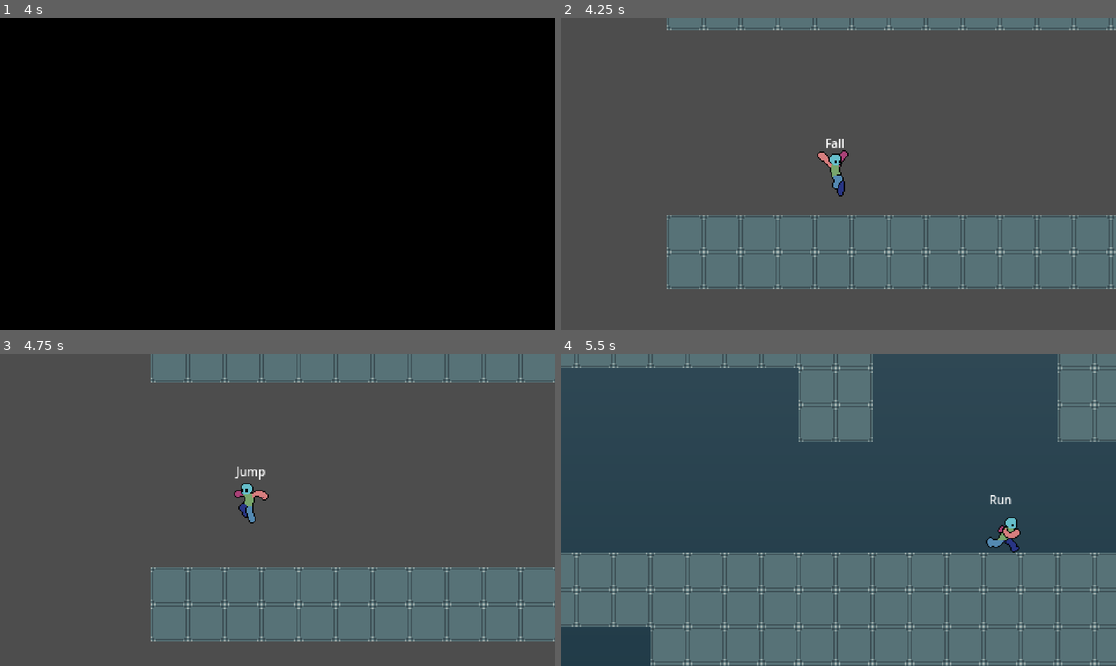
Above: before the commit, frames 1-4 (two rows, left to right).
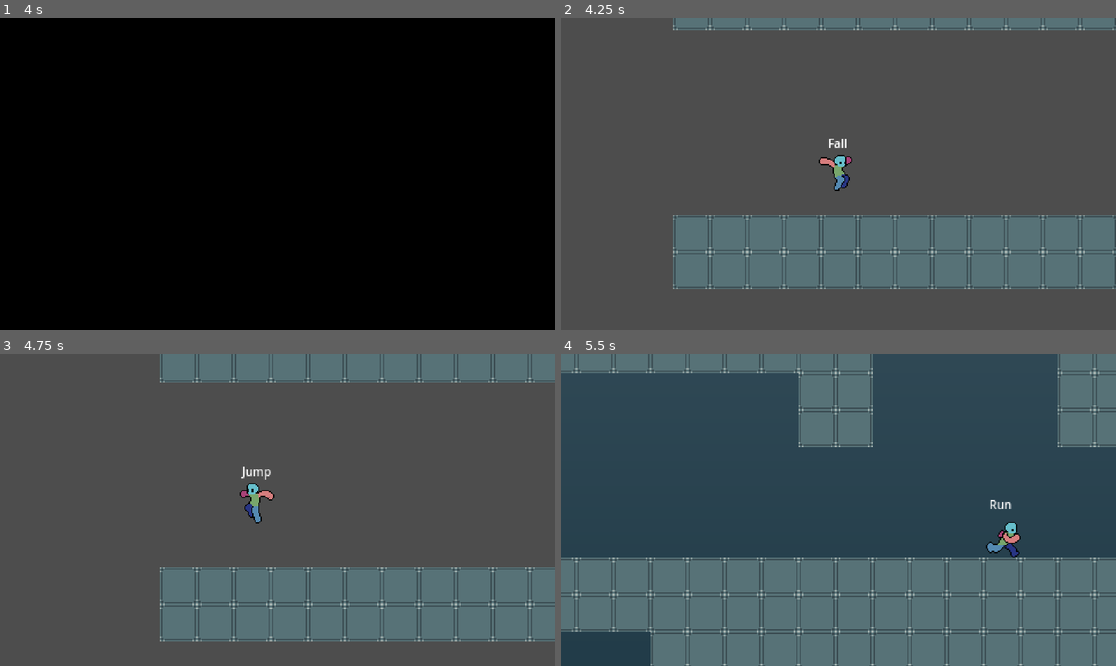
Above: after the commit, the same moments.

Repository: TianJunShi1/harry-forge
Game: Godot game, scene res://main.tscn
Same seed, same stepped clock (60 frames per second), same inputs: the game is played once before the commit and once after it.
Inputs (mouse positions are in pixels of both pictures, inside the frame that each line leads up to):
- Up to frame 1 (4 s): move the mouse to (399, 158) at 0.52 s; hold D (right) 0.53-2.03 s; tap Shift (run) every 0.75 s from 0.6 to 3.6 s; tap Space (jump) at 0.77, 1.52, 3.02, 3.77 s; move the mouse to (166, 189) at 1.27 s; move the mouse to (333, 105) at 2.02 s; hold A (left) 2.03-2.78 s; move the mouse to (249, 236) at 2.77 s; hold D (right) from 2.78 s (still down); move the mouse to (444, 220) at 3.52 s
- Up to frame 2 (4.25 s): keep holding D (right)
- Up to frame 3 (4.75 s): move the mouse to (111, 463) at 4.27 s; release D (right) at 4.28 s; hold A (left) from 4.28 s (still down); tap Shift (run) at 4.35 s; tap Space (jump) at 4.52 s
- Up to frame 4 (5.5 s): move the mouse to (866, 510) at 5.02 s; release A (left) at 5.03 s; hold D (right) from 5.03 s (still down); tap Shift (run) at 5.1 s

Frame 1 is identical in both runs. In frame 2, 3.8% of the frame differs, in the area x 19-100%, y 0-87%; in frame 3, 4.4%; in frame 4, 8.1%, in the area x 0-100%, y 2-100%.

Commit message:
fix: 切换后残余坠落动画 + 返回 Level 1 出生位置偏移
两个根因：
1. 时序：await process_frame 在 set_physics_process(false) 之前执行，物理
   tick 把 Idle 切到 Fall；fall 动画由 _process 驱动，fade-in 黑屏期间继续
   播放，恢复瞬间可见。修复：load_level 同步返回后立刻找 Player 并 freeze
   物理，再 await process_frame；apply_spawn 后补一次 move_and_slide 更新
   is_on_floor 缓存。
2. 01.tscn 的 TileMapLayer 未设 collision_layer，默认为层 1（Player 层），
   SpawnPoint 射线 mask=2 找不到地面，返回 Level 1 时玩家被放在 y=0 空中
   实际坠落。Player.collision_mask=15 仍能站上去，但 raycast 失败。
   修复：TileMapLayer 标记为 Ground 层（collision_layer = 2）。

https://claude.ai/code/session_01AJSbFJj2VUMALu7WGXsoLR

Diff:
--- a/Level/00_chapter1/01.tscn
+++ b/Level/00_chapter1/01.tscn
@@ -37,6 +37,7 @@
 texture = SubResource("GradientTexture2D_lw3vo")
 
 [node name="TileMapLayer" type="TileMapLayer" parent="." unique_id=683939103]
+collision_layer = 2
 tile_map_data = PackedByteArray("AAD//wgAAQAAAAAAAAAAAAgAAQAAAAAAAAABAAgAAQAAAAAAAAACAAgAAQAAAAAAAAADAAgAAQAAAAAAAAAEAA …(10624 unchanged characters)…
 tile_set = ExtResource("1_qyxhl")
 
--- a/general/scripts/level_manager.gd
+++ b/general/scripts/level_manager.gd
@@ -67,7 +67,13 @@
 
 	# 切换关卡
 	_renderer.load_level(packed)
-	# 等一帧：让新场景所有节点完成 _enter_tree + _ready（包括 Player 加入 "player" 组）
+	# load_level 是同步的，_ready 已完成；立刻冻结新 Player 物理，
+	# 防止下面 await process_frame 期间的物理 tick 把状态从 Idle 切到 Fall
+	# （fall 动画在 fade-in 黑屏期间被 _process 持续播放，恢复瞬间可见）
+	var immediate_player := _find_player_in(_renderer.get_current_level())
+	if immediate_player:
+		immediate_player.set_physics_process(false)
+	# 等一帧：让 Camera._ready、group 注册等完成（Player 物理已冻结，无副作用）
 	await get_tree().process_frame
 
 	var new_level := _renderer.get_current_level()
@@ -78,6 +84,10 @@
 		if new_player:
 			var spawn := _find_spawn(new_level, spawn_id)
 			_apply_spawn(new_player, spawn, flip_h_snapshot)
+			# velocity 已在 _apply_spawn 中置零；手动调一次 move_and_slide
+			# 强制更新 is_on_floor() 缓存（apply_floor_snap 在非物理 context 下
+			# 不一定可靠），物理恢复后首帧 Idle 不会误判为 Fall。
+			new_player.move_and_slide()
 			var cam := _find_camera_in(new_level)
 			if cam:
 				# 显式重新挂接：load_level 同步 add_child 时新 GameCamera._ready 已跑，
